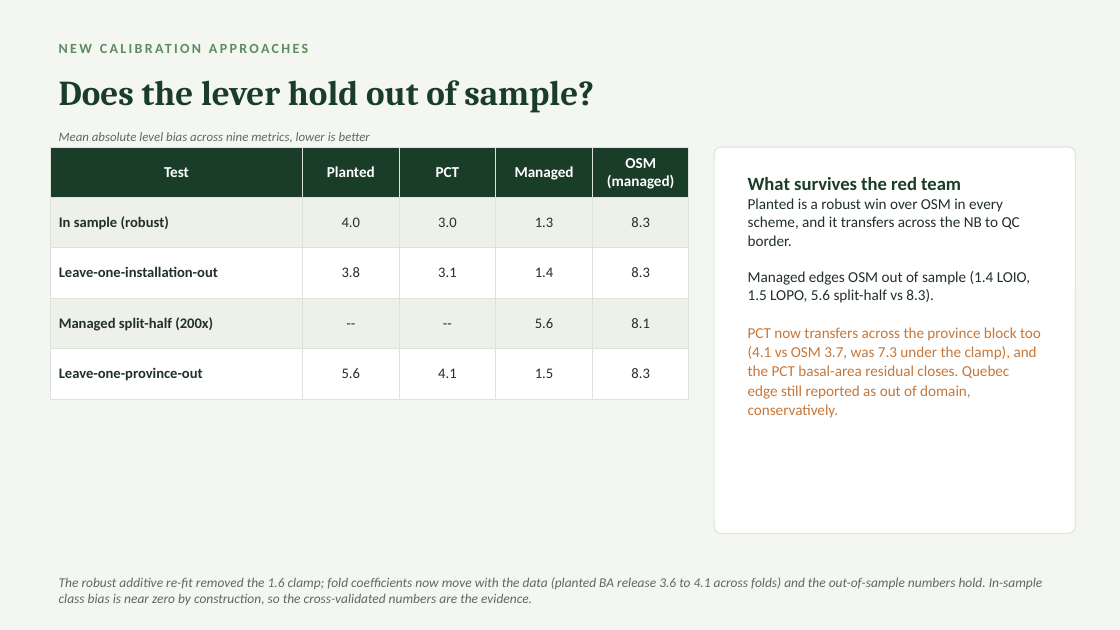
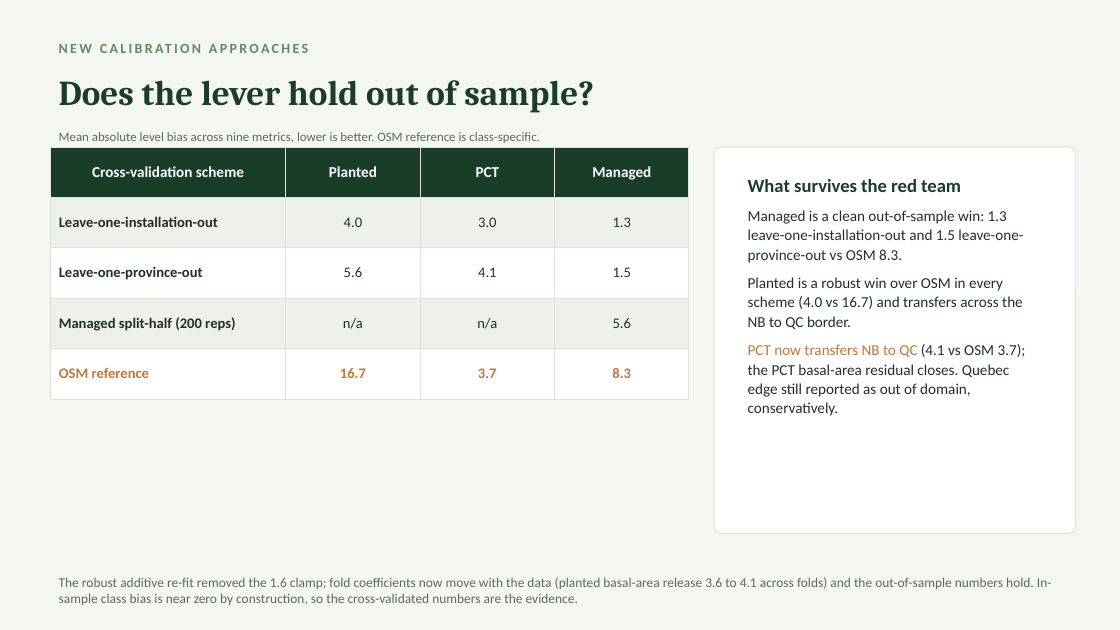
Before and after one commit to holoros/fvs-acd, a slide deck: slide 12 of FVS-ACD_Hennigar_Aug2026.pptx. Drawn at 1120x630 pixels with LibreOffice and Linux fonts; fonts in the diff are those of the drawing. Boxes give left, top, right and bottom in pixels: in the first picture for what was removed or moved away, otherwise in the second. Text is boxed around its words. In the diff, an @@ line names an element or a change of style, - is before the commit and + after.

```diff
--- a/FVS-ACD_Hennigar_Aug2026.pptx
+++ b/FVS-ACD_Hennigar_Aug2026.pptx
@@ table at (x1=50, y1=147, x2=689, y2=382) @@
-column 1: Test | In sample (robust) | Leave-one-installation-out | Managed split-half (200x) | Leave-one-province-out
-column 2: Planted | 4.0 | 3.8 | -- | 5.6
-column 3: PCT | 3.0 | 3.1 | -- | 4.1
-column 4: Managed | 1.3 | 1.4 | 5.6 | 1.5
-column 5: OSM (managed) | 8.3 | 8.3 | 8.1 | 8.3
+column 1: Cross-validation scheme | Leave-one-installation-out | Leave-one-province-out | Managed split-half (200 reps) | OSM reference
+column 2: Planted | 4.0 | 5.6 | n/a | 16.7
+column 3: PCT | 3.0 | 4.1 | n/a | 3.7
+column 4: Managed | 1.3 | 1.5 | 5.6 | 8.3
@@ text at (x1=59, y1=132, x2=540, y2=143): text changed; italic off @@
-Mean absolute level bias across nine metrics, lower is better
+Mean absolute level bias across nine metrics, lower is better. OSM reference is class-specific.
@@ text at (x1=748, y1=179, x2=1026, y2=416): text changed; text colour #C5773A to #22302A @@
-What survives the red team
-Planted is a robust win over OSM in every scheme, and it transfers across the NB to QC border.
-Managed edges OSM out of sample (1.4 LOIO, 1.5 LOPO, 5.6 split-half vs 8.3).
-PCT now transfers across the province block too (4.1 vs OSM 3.7, was 7.3 under the clamp), and the PCT basal-area residual closes. Quebec edge still reported as out of domain, conservatively.
+What survives the red team
+Managed is a clean out-of-sample win: 1.3 leave-one-installation-out and 1.5 leave-one-province-out vs OSM 8.3.
+Planted is a robust win over OSM in every scheme (4.0 vs 16.7) and transfers across the NB to QC border.
+PCT now transfers NB to QC (4.1 vs OSM 3.7); the PCT basal-area residual closes. Quebec edge still reported as out of domain, conservatively.
@@ text at (x1=59, y1=577, x2=1052, y2=605): text changed; italic off @@
-The robust additive re-fit removed the 1.6 clamp; fold coefficients now move with the data (planted BA release 3.6 to 4.1 across folds) and the out-of-sample numbers hold. In-sample class bias is near zero by construction, so the cross-validated numbers are the evidence.
+The robust additive re-fit removed the 1.6 clamp; fold coefficients now move with the data (planted basal-area release 3.6 to 4.1 across folds) and the out-of-sample numbers hold. In-sample class bias is near zero by construction, so the cross-validated numbers are the evidence.
```
Also in this commit, not shown: 12 other slides changed, 29 other files.
